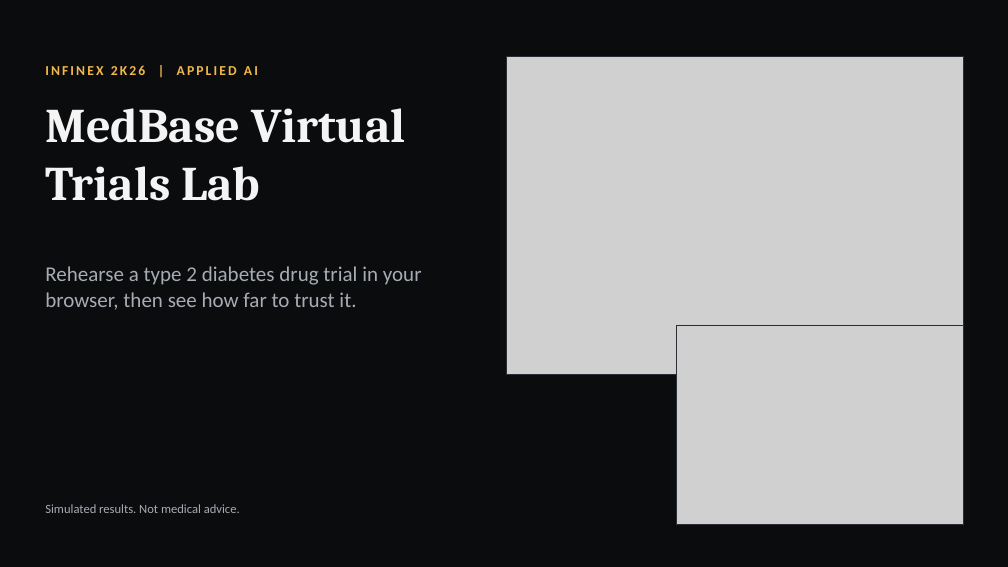
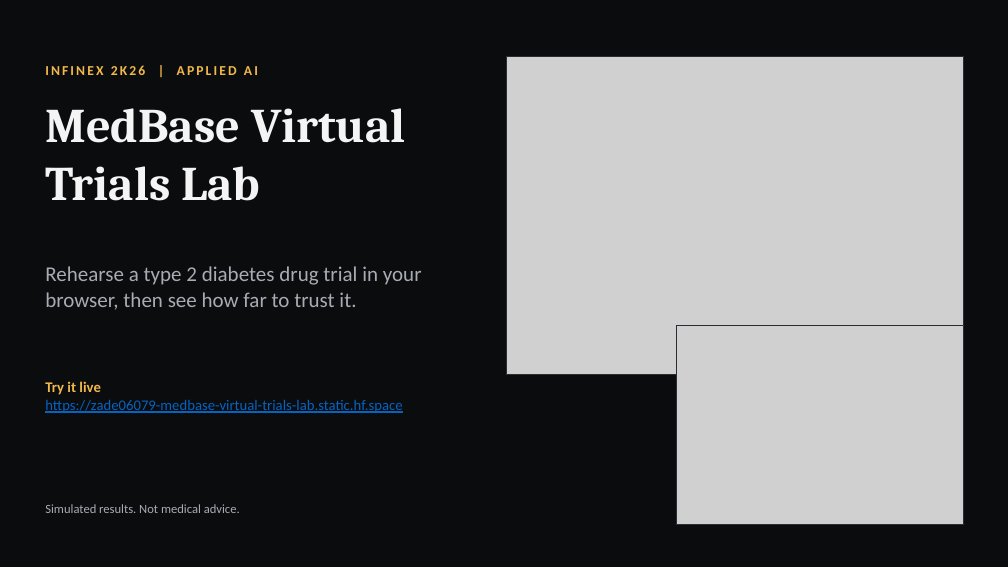
Before and after one commit to shreynachaegari-glitch/medbase-virtual-trials-lab, a slide deck: slide 1 of docs/submission/MedBase_Virtual_Trials_Lab.pptx. Drawn at 1008x567 pixels with LibreOffice and Linux fonts; fonts in the diff are those of the drawing; grey boxes stand for pictures. Boxes give left, top, right and bottom in pixels: in the first picture for what was removed or moved away, otherwise in the second. Text is boxed around its words. In the diff, an @@ line names an element or a change of style, - is before the commit and + after.

```diff
--- a/docs/submission/MedBase_Virtual_Trials_Lab.pptx
+++ b/docs/submission/MedBase_Virtual_Trials_Lab.pptx
@@ text added at box(45, 381, 402, 413), 14 pt, text #0563C1, underline @@
+Try it live
+https://zade06079-medbase-virtual-trials-lab.static.hf.space
```
Also in this commit, not shown: 2 other slides changed, 3 slides added, 4 other files.
